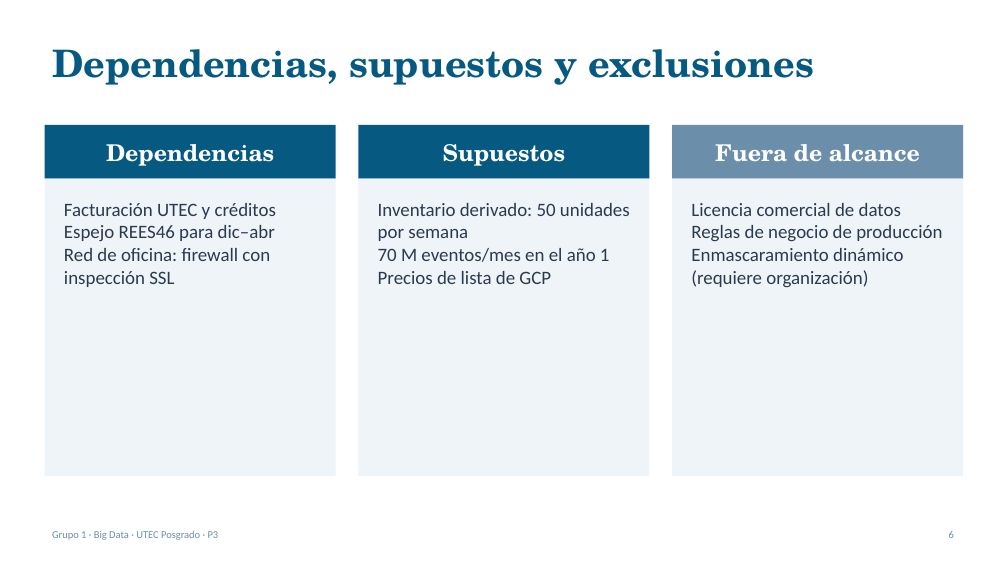
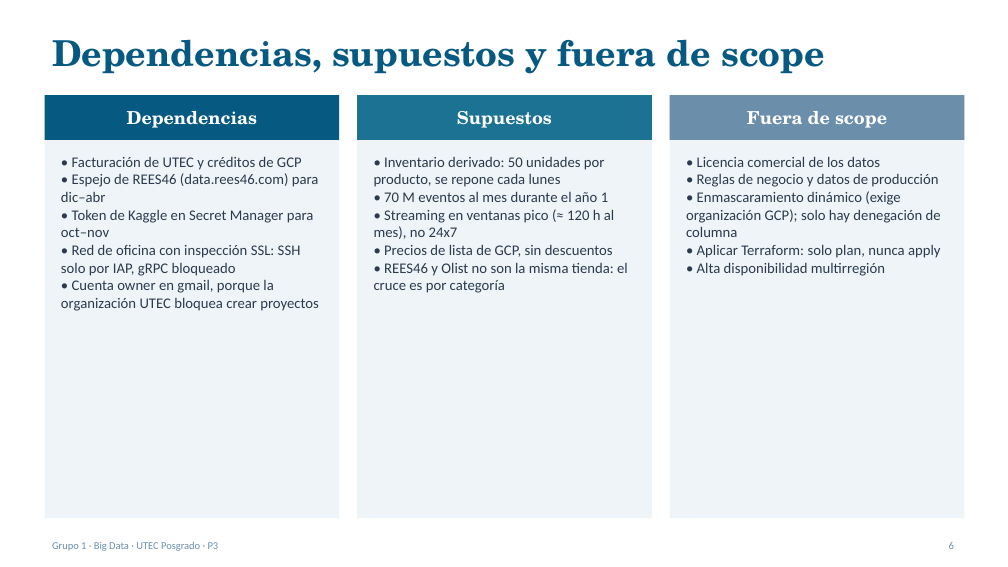
Before and after one commit to RVargasC22/bigdata-g1-ecommerce-gcp, a slide deck: slide 6 of docs/p3/Sustentacion_P3.pptx. Drawn at 1008x567 pixels with LibreOffice and Linux fonts; fonts in the diff are those of the drawing. Boxes give left, top, right and bottom in pixels: in the first picture for what was removed or moved away, otherwise in the second. Text is boxed around its words. In the diff, an @@ line names an element or a change of style, - is before the commit and + after.

```diff
--- a/docs/p3/Sustentacion_P3.pptx
+++ b/docs/p3/Sustentacion_P3.pptx
@@ text at <box>52,39,825,74</box>: text changed; size 36 to 34 pt @@
-Dependencias, supuestos y exclusiones
+Dependencias, supuestos y fuera de scope
@@ rectangle "Dependencias": place and size @@
-rectangle "Dependencias" at <box>45,125,336,178</box>
+rectangle "Dependencias" at <box>45,95,340,140</box>
@@ rectangle "Dependencias" at <box>45,95,340,140</box>: size 22 to 17 pt @@
@@ rectangle: place and size @@
-rectangle at <box>45,178,336,476</box>
+rectangle at <box>45,95,340,518</box>
@@ rectangle "Supuestos": place and size @@
-rectangle "Supuestos" at <box>358,125,650,178</box>
+rectangle "Supuestos" at <box>357,95,652,140</box>
@@ rectangle "Supuestos" at <box>357,95,652,140</box>: size 22 to 17 pt; fill #065A82 to #1C7293 @@
@@ rectangle: place and size @@
-rectangle at <box>358,178,650,476</box>
+rectangle at <box>357,95,652,518</box>
@@ rectangle: place and size @@
-rectangle at <box>672,178,963,476</box>
+rectangle at <box>670,95,965,518</box>
@@ rectangle "Fuera de scope": place and size @@
-rectangle "Fuera de scope" at <box>672,125,963,178</box>
+rectangle "Fuera de scope" at <box>670,95,965,140</box>
@@ text in rectangle at <box>747,111,887,128</box>: text changed; size 22 to 17 pt @@
-Fuera de alcance
+Fuera de scope
@@ text at <box>61,156,319,311</box>: text changed; size 18 to 14 pt @@
-Facturación UTEC y créditos
-Espejo REES46 para dic–abr
-Red de oficina: firewall con inspección SSL
+• Facturación de UTEC y créditos de GCP
+• Espejo de REES46 (data.rees46.com) para dic–abr
+• Token de Kaggle en Secret Manager para oct–nov
+• Red de oficina con inspección SSL: SSH solo por IAP, gRPC bloqueado
+• Cuenta owner en gmail, porque la organización UTEC bloquea crear proyectos
@@ text at <box>374,157,628,293</box>: text changed; size 18 to 14 pt @@
-Inventario derivado: 50 unidades por semana
-70 M eventos/mes en el año 1
-Precios de lista de GCP
+• Inventario derivado: 50 unidades por producto, se repone cada lunes
+• 70 M eventos al mes durante el año 1
+• Streaming en ventanas pico (≈ 120 h al mes), no 24x7
+• Precios de lista de GCP, sin descuentos
+• REES46 y Olist no son la misma tienda: el cruce es por categoría
@@ text at <box>686,156,941,276</box>: text changed; size 18 to 14 pt @@
-Licencia comercial de datos
-Reglas de negocio de producción
-Enmascaramiento dinámico (requiere organización)
+• Licencia comercial de los datos
+• Reglas de negocio y datos de producción
+• Enmascaramiento dinámico (exige organización GCP); solo hay denegación de columna
+• Aplicar Terraform: solo plan, nunca apply
+• Alta disponibilidad multirregión
@@ text "Grupo 1 · Big Data ...": place and size @@
-text "Grupo 1 · Big Data ..." at <box>52,531,219,540</box>
+text "Grupo 1 · Big Data ..." at <box>52,542,219,551</box>
@@ text "6": place and size @@
-text "6" at <box>949,531,954,538</box>
+text "6" at <box>949,542,954,549</box>
```
Also in this commit, not shown: 7 other slides changed, 6 slides added, 3 slides removed, 1 other file.
